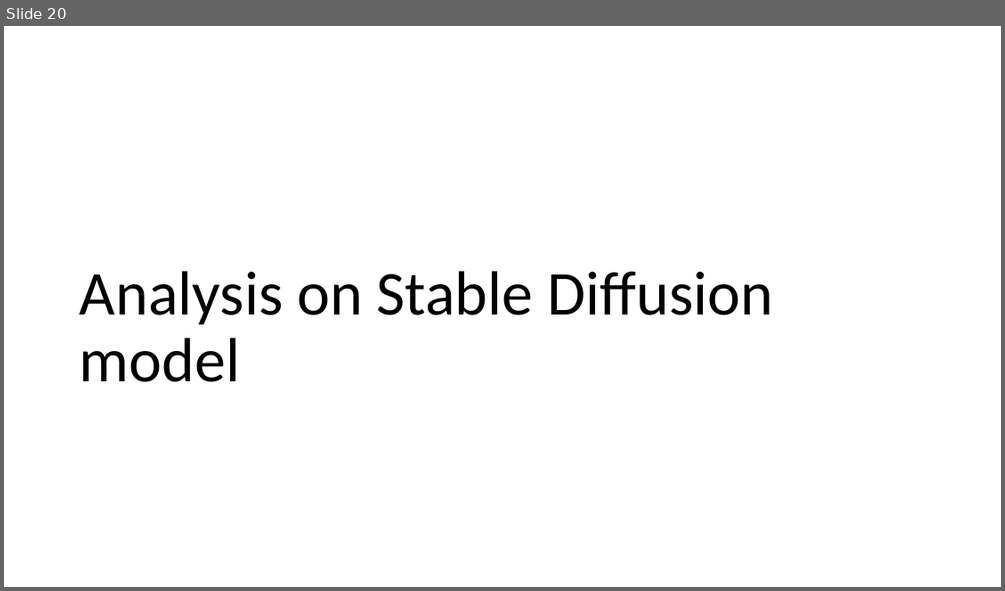
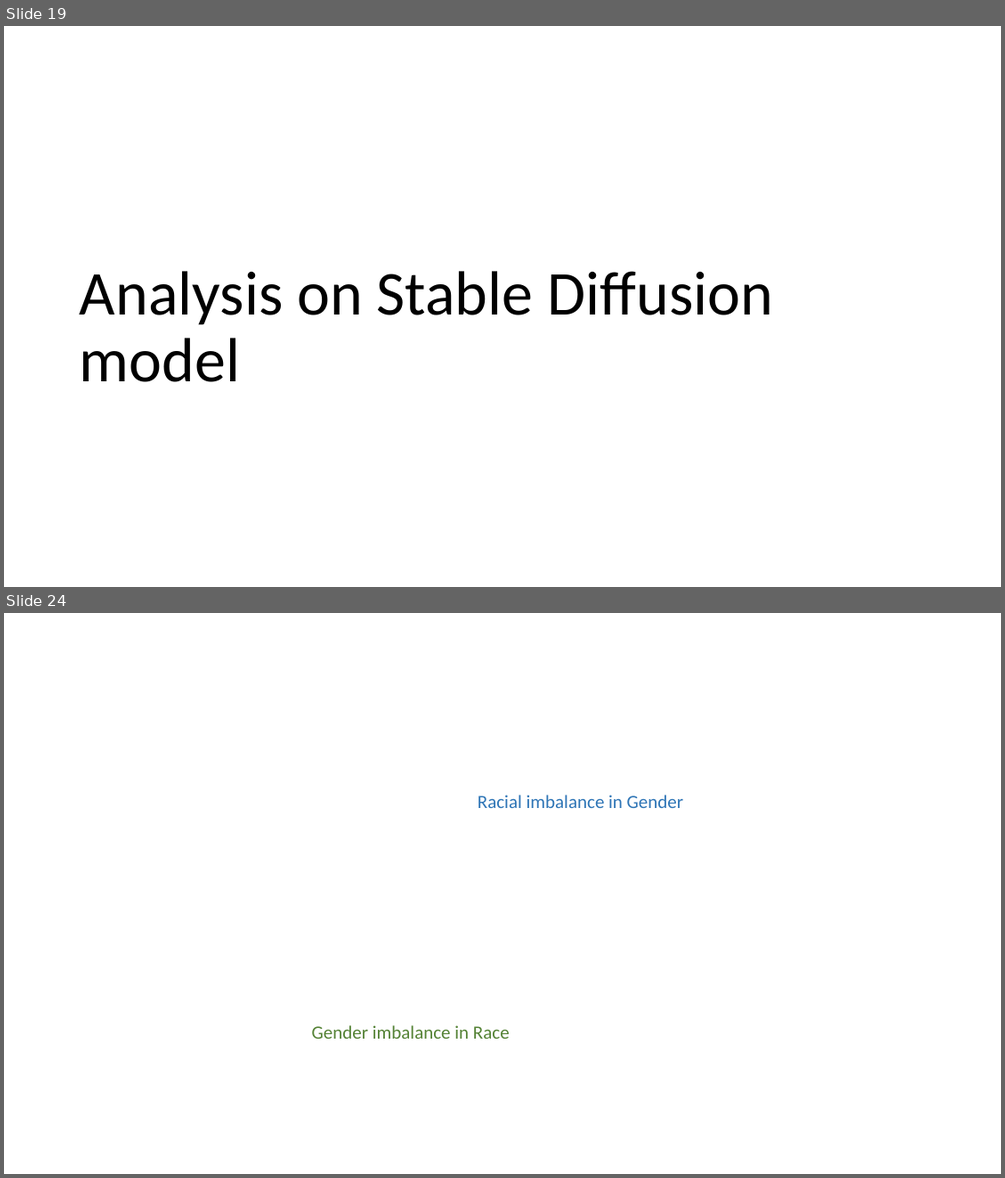
Before and after one commit to subirkumarparida/DDPM, a slide deck: Bias_Diffusion_v3.pptx. Shown one above the other, each under a label of ours: slide 20 before the commit, slides 19 and 24 after it; the slides between them are not shown. The pictures are 1005x591 and 1005x1178 pixels, drawn with LibreOffice and Linux fonts; fonts in the diff are those of the drawing. Boxes give left, top, right and bottom in pixels: in the first picture for what was removed or moved away, otherwise in the second. Text is boxed around its words. In the diff, an @@ line names an element or a change of style, - is before the commit and + after.

```diff
--- a/Bias_Diffusion_v3.pptx
+++ b/Bias_Diffusion_v3.pptx
@@ slide 24 added at (x1=4, y1=613, x2=1001, y2=1174), background #FFFFFF @@
@@ text added at (x1=477, y1=795, x2=683, y2=808), 18 pt, text #2E75B6 @@
+Racial imbalance in Gender
@@ text added at (x1=312, y1=1025, x2=510, y2=1038), 18 pt, text #548235 @@
+Gender imbalance in Race
@@ what was slide 20 is now slide 19 @@
```
Also in this commit, not shown: 8 slides changed, 21 other slides added.
